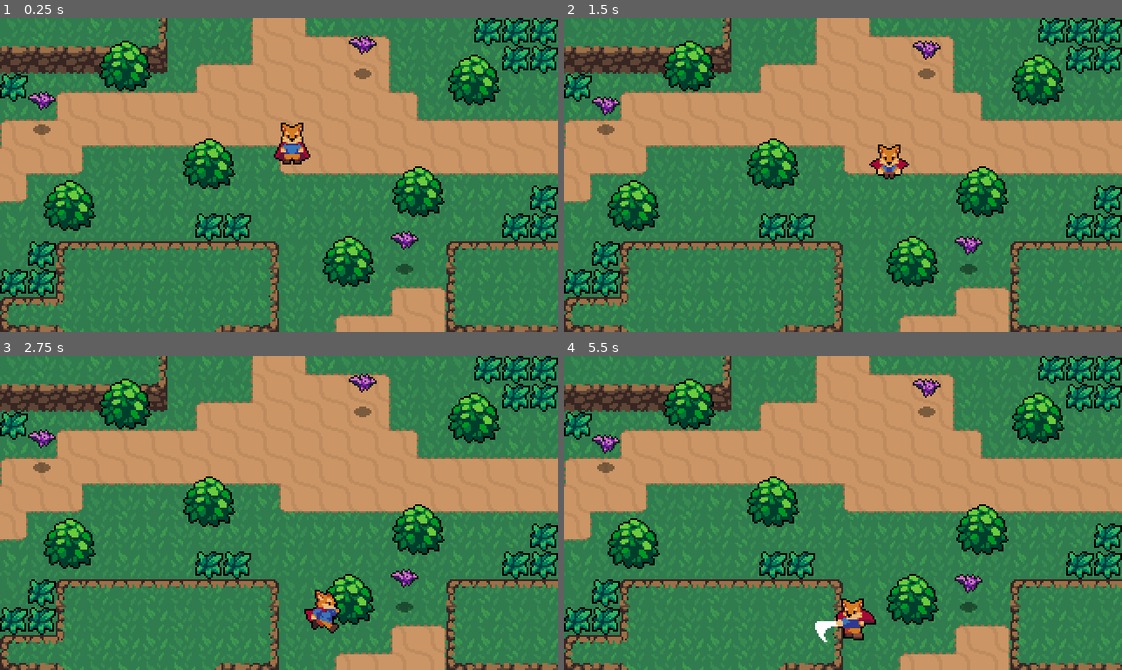
Above: before the commit, frames 1-4 (two rows, left to right).
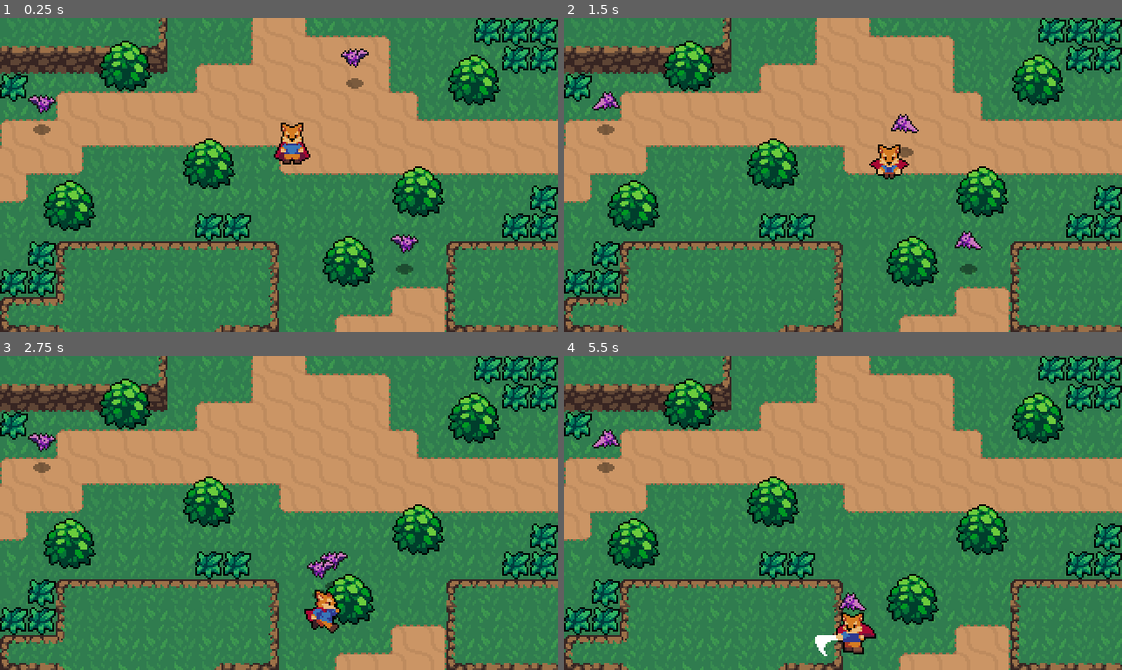
Above: after the commit, the same moments.

Repository: Emka5885/Godot_01
Game: Godot game, scene res://World.tscn
Two runs of this game, one before a commit and one after it. Both use one fixed random seed, a clock stepped at 60 frames per second and the inputs below.
Inputs:
- Up to frame 1 (0.25 s): no input
- Up to frame 2 (1.5 s): hold Right (ui_right) 0.53-1.28 s; tap J (attack) at 0.6 s; hold Down (ui_down) from 1.28 s (still down); tap K (roll) at 1.35 s
- Up to frame 3 (2.75 s): release Down (ui_down) at 2.03 s; hold Right (ui_right) from 2.03 s (still down); tap J (attack) at 2.1 s
- Up to frame 4 (5.5 s): release Right (ui_right) at 2.78 s; hold Up (ui_up) 2.78-3.53 s; tap K (roll) at 2.85, 4.35 s; hold Left (ui_left) 3.53-5.03 s; tap J (attack) at 3.6, 5.1 s; hold Down (ui_down) from 5.03 s (still down)

The runs differ from the first frame. In frame 1, 0.8% of the frame differs, in the area x 5-75%, y 5-75%; in frame 2, 0.9%; in frame 3, 1.0%; in frame 4, 1.9%, in the area x 5-75%, y 7-96%.

Commit message:
#16 - całość

Diff:
--- /dev/null
+++ b/Action RPG/Effects/HitEffect.tscn
@@ -0,0 +1,26 @@
+[gd_scene load_steps=6 format=2]
+
+[ext_resource path="res://Effects/Effect.gd" type="Script" id=1]
+[ext_resource path="res://Effects/HitEffect.png" type="Texture" id=2]
+
+[sub_resource type="AtlasTexture" id=1]
+atlas = ExtResource( 2 )
+region = Rect2( 0, 0, 24, 24 )
+
+[sub_resource type="AtlasTexture" id=2]
+atlas = ExtResource( 2 )
+region = Rect2( 24, 0, 24, 24 )
+
+[sub_resource type="SpriteFrames" id=3]
+animations = [ {
+"frames": [ SubResource( 1 ), SubResource( 2 ) ],
+"loop": true,
+"name": "Animate",
+"speed": 15.0
+} ]
+
+[node name="HitEffect" type="AnimatedSprite"]
+frames = SubResource( 3 )
+animation = "Animate"
+offset = Vector2( 0, -8 )
+script = ExtResource( 1 )
--- a/Action RPG/Enemies/Bat.gd
+++ b/Action RPG/Enemies/Bat.gd
@@ -2,13 +2,51 @@
 
 const EnemyDeathEffect = preload("res://Effects/EnemyDeathEffect.tscn")
 
+export var ACCELERATION = 300
+export var MAX_SPEED = 50
+export var FRICTION = 200
+
+enum{
+	IDLE,
+	WANDER,
+	CHASE
+}
+
+var velocity = Vector2.ZERO
 var knockback = Vector2.ZERO
 
+var state = CHASE
+
+onready var sprite = $AnimatedSprite
 onready var stats = $Stats
+onready var playerDetectionZone = $PlayerDetectionZone
 
 func _physics_process(delta):
-	knockback = knockback.move_toward(Vector2.ZERO, 200 * delta)
+	knockback = knockback.move_toward(Vector2.ZERO, FRICTION * delta)
 	knockback = move_and_slide(knockback)
+
+	match state:
+		IDLE:
+			velocity = velocity.move_toward(Vector2.ZERO, FRICTION * delta)
+			seek_player()
+
+		WANDER:
+			pass
+
+		CHASE:
+			var player = playerDetectionZone.player
+			if player != null:
+				var direction = (player.global_position - global_position).normalized()
+				velocity = velocity.move_toward(direction * MAX_SPEED, ACCELERATION * delta)
+			else:
+				state = IDLE
+			sprite.flip_h = velocity.x < 0
+
+	velocity = move_and_slide(velocity)
+
+func seek_player():
+	if playerDetectionZone.can_see_player():
+		state = CHASE
 
 func _on_Hurtbox_area_entered(area):
 	stats.health -= area.damage
--- a/Action RPG/Enemies/Bat.tscn
+++ b/Action RPG/Enemies/Bat.tscn
@@ -1,10 +1,11 @@
-[gd_scene load_steps=14 format=2]
+[gd_scene load_steps=16 format=2]
 
 [ext_resource path="res://Enemies/Bat.png" type="Texture" id=1]
 [ext_resource path="res://Shadows/SmallShadow.png" type="Texture" id=2]
 [ext_resource path="res://Overlap/Hurtbox.tscn" type="PackedScene" id=3]
 [ext_resource path="res://Enemies/Bat.gd" type="Script" id=4]
 [ext_resource path="res://Stats.tscn" type="PackedScene" id=5]
+[ext_resource path="res://Enemies/PlayerDetectionZone.tscn" type="PackedScene" id=6]
 
 [sub_resource type="AtlasTexture" id=1]
 atlas = ExtResource( 1 )
@@ -41,6 +42,9 @@
 radius = 7.0
 height = 4.0
 
+[sub_resource type="CircleShape2D" id=9]
+radius = 70.0
+
 [node name="Bat" type="KinematicBody2D"]
 collision_layer = 16
 collision_mask = 3
@@ -49,6 +53,7 @@
 [node name="AnimatedSprite" type="AnimatedSprite" parent="."]
 frames = SubResource( 6 )
 animation = "Fly"
+frame = 1
 playing = true
 offset = Vector2( 0, -12 )
 
@@ -68,7 +73,14 @@
 [node name="Stats" parent="." instance=ExtResource( 5 )]
 max_health = 2
 
+[node name="PlayerDetectionZone" parent="." instance=ExtResource( 6 )]
+
+[node name="CollisionShape2D" parent="PlayerDetectionZone" index="0"]
+modulate = Color( 1, 1, 1, 0.454902 )
+shape = SubResource( 9 )
+
 [connection signal="area_entered" from="Hurtbox" to="." method="_on_Hurtbox_area_entered"]
 [connection signal="no_health" from="Stats" to="." method="_on_Stats_no_health"]
 
 [editable path="Hurtbox"]
+[editable path="PlayerDetectionZone"]
--- /dev/null
+++ b/Action RPG/Enemies/PlayerDetectionZone.gd
@@ -0,0 +1,12 @@
+extends Area2D
+
+var player = null
+
+func can_see_player():
+	return player != null
+
+func _on_PlayerDetectionZone_body_entered(body):
+	player = body
+
+func _on_PlayerDetectionZone_body_exited(body):
+	player = null
--- /dev/null
+++ b/Action RPG/Enemies/PlayerDetectionZone.tscn
@@ -0,0 +1,13 @@
+[gd_scene load_steps=2 format=2]
+
+[ext_resource path="res://Enemies/PlayerDetectionZone.gd" type="Script" id=1]
+
+[node name="PlayerDetectionZone" type="Area2D"]
+collision_layer = 0
+collision_mask = 2
+script = ExtResource( 1 )
+
+[node name="CollisionShape2D" type="CollisionShape2D" parent="."]
+
+[connection signal="body_entered" from="." to="." method="_on_PlayerDetectionZone_body_entered"]
+[connection signal="body_exited" from="." to="." method="_on_PlayerDetectionZone_body_exited"]
--- /dev/null
+++ b/Action RPG/Overlap/Hurtbox.gd
@@ -0,0 +1,13 @@
+extends Area2D
+
+export(bool) var show_hit = true
+
+const HitEffect = preload("res://Effects/HitEffect.tscn")
+
+
+func _on_Hurtbox_area_entered(area):
+	if show_hit:
+		var effect = HitEffect.instance()
+		var main = get_tree().current_scene
+		main.add_child(effect)
+		effect.global_position = global_position
--- a/Action RPG/Overlap/Hurtbox.tscn
+++ b/Action RPG/Overlap/Hurtbox.tscn
@@ -1,7 +1,12 @@
-[gd_scene format=2]
+[gd_scene load_steps=2 format=2]
+
+[ext_resource path="res://Overlap/Hurtbox.gd" type="Script" id=1]
 
 [node name="Hurtbox" type="Area2D"]
 collision_layer = 0
 collision_mask = 0
+script = ExtResource( 1 )
 
 [node name="CollisionShape2D" type="CollisionShape2D" parent="."]
+
+[connection signal="area_entered" from="." to="." method="_on_Hurtbox_area_entered"]
--- a/Action RPG/World/Grass.tscn
+++ b/Action RPG/World/Grass.tscn
@@ -17,6 +17,7 @@
 
 [node name="Hurtbox" parent="." instance=ExtResource( 3 )]
 collision_layer = 8
+show_hit = false
 
 [node name="CollisionShape2D" parent="Hurtbox" index="0"]
 position = Vector2( 8, 8 )
